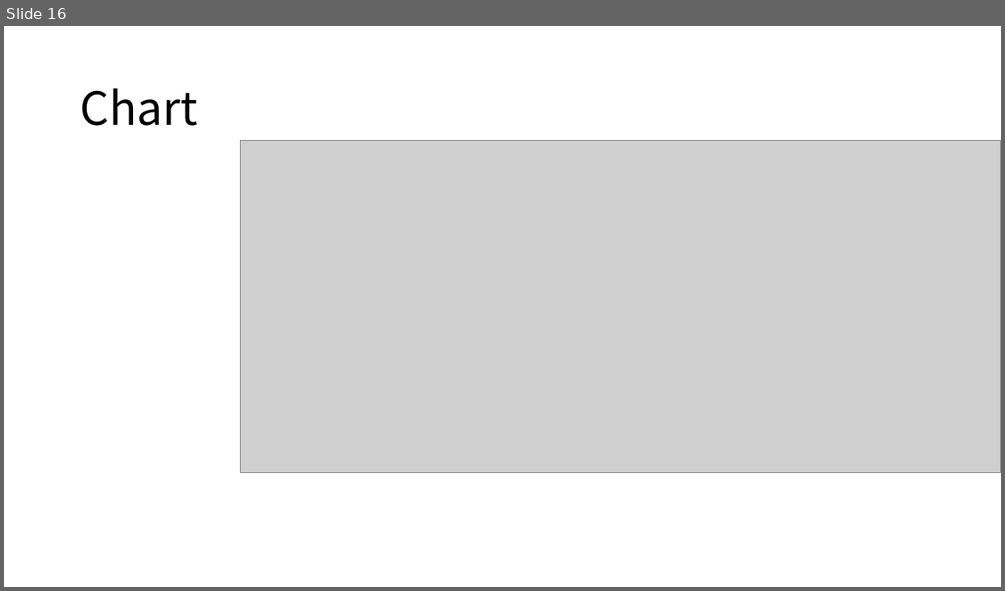
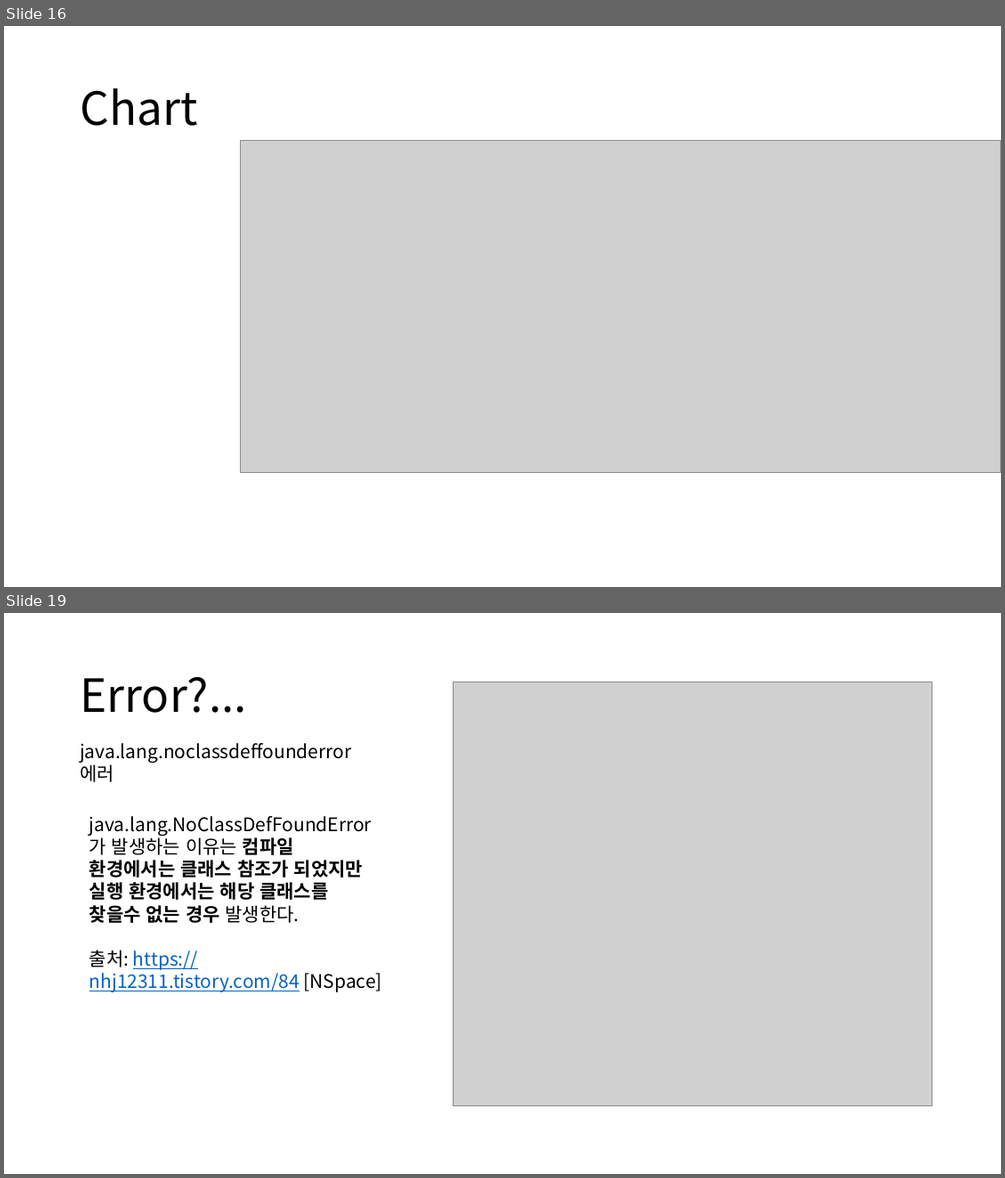
Before and after one commit to ehduq22/S-W-Project, a slide deck: 농산물 시세(10주차).pptx. Shown one above the other, each under a label of ours: slide 16 before the commit, slides 16 and 19 after it; the slides between them are not shown. The pictures are 1005x591 and 1005x1178 pixels, drawn with LibreOffice and Linux fonts; fonts in the diff are those of the drawing; grey boxes stand for pictures. Boxes give left, top, right and bottom in pixels: in the first picture for what was removed or moved away, otherwise in the second. Text is boxed around its words. In the diff, an @@ line names an element or a change of style, - is before the commit and + after.

```diff
--- a/농산물 시세(10주차).pptx
+++ b/농산물 시세(10주차).pptx
@@ slide 19 added at [4,613,1001,1174], background #FFFFFF @@
@@ title added at [80,677,247,713], 44 pt, text #000000 @@
+Error?...
@@ picture added at [453,682,933,1106] @@
@@ text added at [80,743,351,782], 18 pt, text #000000 @@
+java.lang.noclassdeffounderror 에러
@@ text added at [89,816,382,992], 18 pt, text #000000 @@
+java.lang.NoClassDefFoundError가 발생하는 이유는 컴파일 환경에서는 클래스 참조가 되었지만 실행 환경에서는 해당 클래스를 찾을수 없는 경우 발생한다.
+출처: https://nhj12311.tistory.com/84 [NSpace]
```
Also in this commit, not shown: 2 other slides added.
